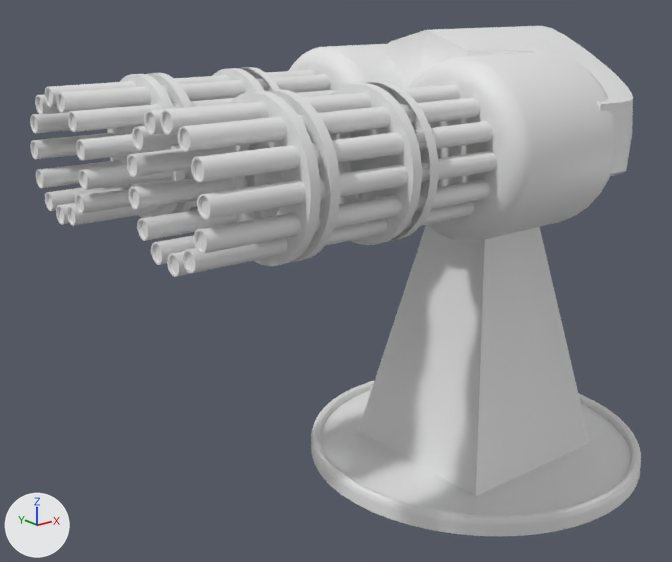
An edit to the Blender file Assets/Models/enemies/smaller turret/smallerTurret.blend, drawn before and after from the same camera.
Rendered twice from a camera (50 mm lens) standing at (-2.11, -1.91, 1.48) and looking at (-0.49, 0.11, 0.67). Arrows for +X, +Y and +Z are at lower left; the lights stay in place.

In view in the first picture: 'Turret base', 'Turret body', 'Turret gun left', 'Turret gun right'.
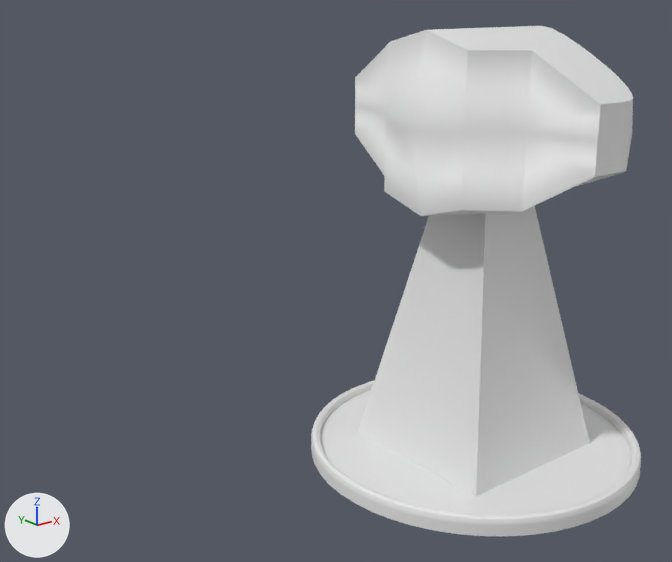
Changed parts and their boxes [x1, y1, x2, y2] in the pictures (672 x 562 px):
'Turret gun left', deleted
    before: [127, 51, 617, 277]
'Turret gun right', deleted
    before: [30, 44, 404, 226]
'Turret body', unchanged, uncovered by the edit
    before: [386, 26, 633, 176]
    after: [355, 26, 633, 216]

What the commit changed:
Object 'Turret gun right' (ob_turret_gun_right) is deleted.
Object 'Turret gun left' (ob_turret_gun_left) is deleted.
